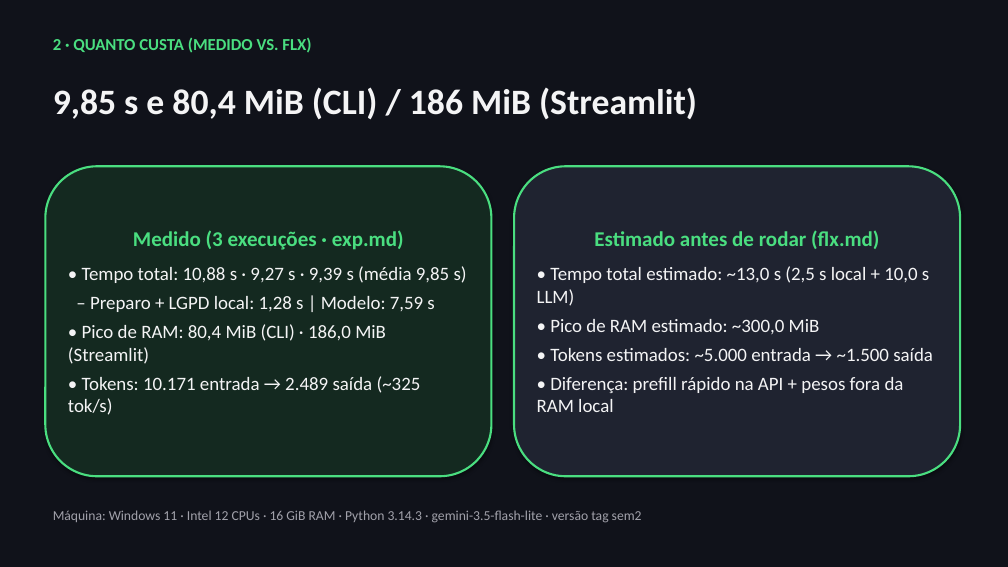
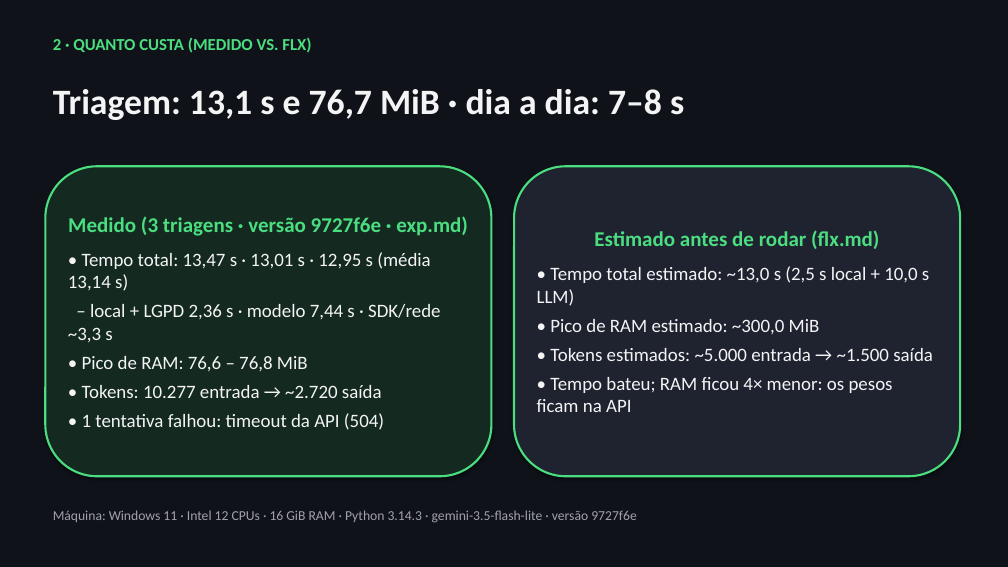
Before and after one commit to rayfrance/ai4good, a slide deck: slide 3 of outputs/sem2_demonstracao.pptx. Drawn at 1008x567 pixels with LibreOffice and Linux fonts; fonts in the diff are those of the drawing. Boxes give left, top, right and bottom in pixels: in the first picture for what was removed or moved away, otherwise in the second. Text is boxed around its words. In the diff, an @@ line names an element or a change of style, - is before the commit and + after.

```diff
--- a/outputs/sem2_demonstracao.pptx
+++ b/outputs/sem2_demonstracao.pptx
@@ text at box(53, 89, 684, 120): text changed @@
-9,85 s e 80,4 MiB (CLI) / 186 MiB (Streamlit)
+Triagem: 13,1 s e 76,7 MiB · dia a dia: 7–8 s
@@ text in rounded rectangle at box(68, 216, 468, 430): text changed @@
-Medido (3 execuções · exp.md)
-• Tempo total: 10,88 s · 9,27 s · 9,39 s (média 9,85 s)
-– Preparo + LGPD local: 1,28 s | Modelo: 7,59 s
-• Pico de RAM: 80,4 MiB (CLI) · 186,0 MiB (Streamlit)
-• Tokens: 10.171 entrada → 2.489 saída (~325 tok/s)
+Medido (3 triagens · versão 9727f6e · exp.md)
+• Tempo total: 13,47 s · 13,01 s · 12,95 s (média 13,14 s)
+– local + LGPD 2,36 s · modelo 7,44 s · SDK/rede ~3,3 s
+• Pico de RAM: 76,6 – 76,8 MiB
+• Tokens: 10.277 entrada → ~2.720 saída
+• 1 tentativa falhou: timeout da API (504)
@@ text in rounded rectangle at box(537, 377, 893, 412): text changed @@
-• Diferença: prefill rápido na API + pesos fora da RAM local
+• Tempo bateu; RAM ficou 4× menor: os pesos ficam na API
@@ text at box(53, 510, 636, 523): text changed @@
-Máquina: Windows 11 · Intel 12 CPUs · 16 GiB RAM · Python 3.14.3 · gemini-3.5-flash-lite · versão tag sem2
+Máquina: Windows 11 · Intel 12 CPUs · 16 GiB RAM · Python 3.14.3 · gemini-3.5-flash-lite · versão 9727f6e
```
Also in this commit, not shown: 4 other slides changed, 10 other files.
